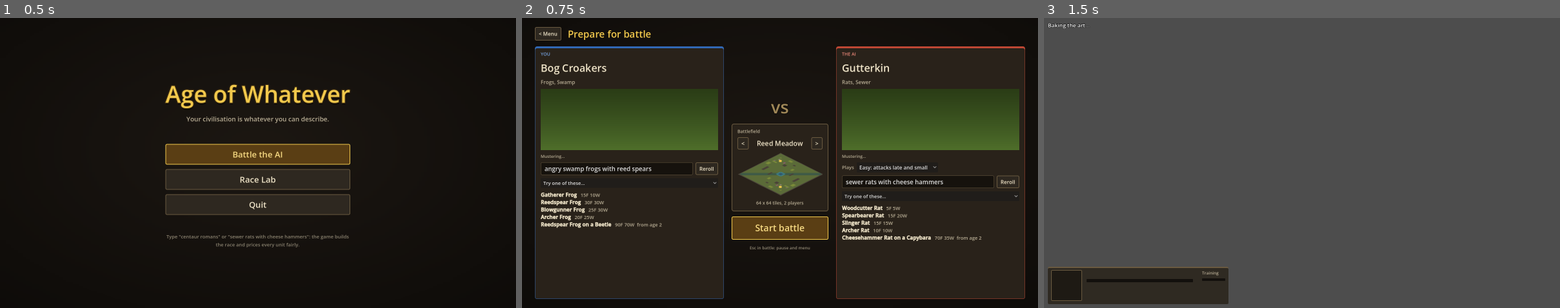
Above: before the commit, frames 1-3 (left to right).
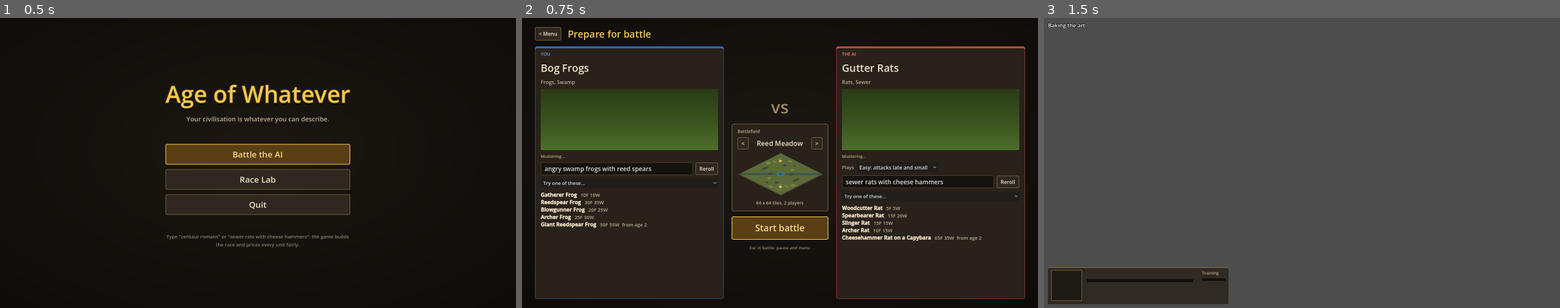
Above: after the commit, the same moments.

Repository: Casaide/age-of-anything
Game: Godot game, scene res://scenes/match_setup.tscn
The game is run twice, just before and just after one commit, with the same random seed, the same clock (stepped at 60 frames per second) and the same inputs.
Inputs:
- Up to frame 1 (0.5 s): no input
- Up to frame 2 (0.75 s): click "Battle the AI" at 0.5 s
- Up to frame 3 (1.5 s): click "Start battle" at 1.25 s

Frame 1 is identical in both runs. In frame 2, 0.5% of the frame differs, in the area x 3-81%, y 15-77%; in frame 3, nothing differs.

Commit message:
No capes on workers (hats only, no war helmets); capes from age 2; humans lose the scarf ring, neck into the head, cap fits the Blender head; horses' deeper necks and shorter muzzles; narrower shadows on two-legged figures; docs/rendering.md and CLAUDE.md on the pipeline
Co-Authored-By: Claude Opus 5.5 <noreply@anthropic.com>

Diff:
--- a/data/parts.json
+++ b/data/parts.json
@@ -4133,7 +4133,8 @@
     "ch": "leaf"
    }
   ],
-  "tier": 1
+  "tier": 2,
+  "note": "from age 2: a soldier's mark of rank, not everyday wear (Dominic: too many capes)"
  },
  {
   "id": "cape.cloth",
@@ -4168,7 +4169,8 @@
     "ch": "team"
    }
   ],
-  "tier": 1
+  "tier": 2,
+  "note": "from age 2: a soldier's mark of rank, not everyday wear (Dominic: too many capes)"
  },
  {
   "id": "banner.team",
--- a/scenes/art_pixel/unit_models.gd
+++ b/scenes/art_pixel/unit_models.gd
@@ -761,13 +761,13 @@
 		into.add_child(rod(sh, elbow, 1.8, 1.55, cloth))
 		into.add_child(rod(elbow, hand, 1.35, 1.15, skin))
 		into.add_child(blob(Vector3(1.5, 1.6, 1.3), skin, hand))
-	kerchief(front, c, Vector3(0.5, 24.6, 0), 2.6)
+	# (No scarf: the tunic is already the team colour, and a scarf ring hid the neck: Dominic.)
 	return {"node": n, "front": front, "sockets": {
-		"head": Vector3(0.6, 27, 0), "hand_r": near_hand, "hand_l": Vector3(5.5, 17.2, -4.8),
+		"head": Vector3(0.6, 26.6, 0), "hand_r": near_hand, "hand_l": Vector3(5.5, 17.2, -4.8),
 		"torso": Vector3(0.3, 17.8, 0), "back": Vector3(-4.2, 22, 0)},
 		"anchors": [[Vector3(-2.3, 11.0, -2.4), 0.0, -1], [Vector3(2.0, 11.0, 2.4), PI, 1]],
 		"torso_scale": Vector2(0.66, 0.82),
-		"torso_fit": Vector3(0.56, 0.78, 0.58)}   # worn armour (built ~1.6x) just over the chest, not an egg round it
+		"torso_fit": Vector3(0.47, 0.8, 0.56)}   # worn armour (built ~1.6x) just over the (Blender) chest, not an egg round it
 
 
 func _head_human(c: Dictionary) -> Dictionary:
@@ -775,7 +775,8 @@
 	# cheekbones, chin) rather than primitives; the primitive head is kept below as the fallback.
 	if FileAccess.file_exists("res://assets/models/head_human.glb"):
 		return {"node": glb("head_human", {"skin": surf("skin", c.skin, 6.0), "hair": surf("mane", c.skin2.darkened(0.45), 3.0),
-			"eye": plain(Color("#1a1210"))}), "sockets": {"top": Vector3(0.3, 11.0, 0)}}
+			"eye": plain(Color("#1a1210"))}), "sockets": {"top": Vector3(0.3, 10.3, 0)},
+			"gear_scale": 0.86}   # a narrower skull than the old egg: caps and helmets sit on it, not flat on top
 	return _head_human_primitive(c)
 
 
@@ -852,7 +853,7 @@
 	n.add_child(lift)
 	_pony_barrel(lift, c)
 	var hide := surf("hide", c.skin, 6.0)
-	lift.add_child(rod(Vector3(8.5, 22, 0), Vector3(14.6, 31.5, 0), 4.4, 3.1, hide))   # neck, arched up
+	lift.add_child(rod(Vector3(8.0, 21.5, 0), Vector3(14.4, 31.5, 0), 5.4, 4.0, hide))   # neck, arched up: deep, so the head doesn't read as a snout (Dominic)
 	lift.add_child(rod(Vector3(6.4, 24.0, 0), Vector3(12.4, 33.4, 0), 2.1, 1.7, surf("mane", c.skin2.darkened(0.35), 3.0)))
 	harness(lift, Vector3(4, 19, 0), 7.0, 6.3, Vector3(3, 18, 6.4), Vector3(3, 18, -6.4))
 	return {"node": n, "sockets": _lifted({
@@ -888,17 +889,17 @@
 	root.add_child(n)
 	var hide := surf("hide", c.skin, 5.0)
 	var a := Vector3(0.5, 0.5, 0)
-	var b := Vector3(7.5, -3.5, 0)
-	n.add_child(rod(a, b, 2.9, 1.9, hide))
-	n.add_child(blob(Vector3(3.0, 3.0, 2.4), hide, Vector3(1.6, -0.4, 0)))   # cheek
-	n.add_child(blob(Vector3(2.2, 1.9, 1.9), surf("hide", c.skin.darkened(0.15), 4.0), Vector3(7.6, -3.6, 0)))
-	for side in [1, -1]:
-		n.add_child(blob(Vector3(0.5, 0.45, 0.4), plain(Color("#1a1210")), Vector3(9.4, -3.3, 0.9 * side)))
+	var b := Vector3(6.6, -4.0, 0)   # a shorter, deeper face
+	n.add_child(rod(a, b, 3.3, 2.6, hide))
+	n.add_child(blob(Vector3(3.6, 3.4, 2.8), hide, Vector3(1.6, -0.6, 0)))   # cheek, broad
+	n.add_child(blob(Vector3(2.6, 2.3, 2.2), surf("hide", c.skin.darkened(0.15), 4.0), Vector3(6.8, -4.1, 0)))   # the muzzle
+	for side in [1, -1]:
+		n.add_child(blob(Vector3(0.5, 0.45, 0.4), plain(Color("#1a1210")), Vector3(8.6, -3.8, 1.1 * side)))
 		n.add_child(decal("rat_eye", 1.7, 1.7, Vector3(2.3, 0.9, 2.45 * side), Vector3(0.3, 0.3, side), false))
 		n.add_child(cone(0.0, 0.85, 2.8, hide, Vector3(-0.2, 2.8, 1.2 * side), Vector3(-12 * side, 0, 8)))
 	n.add_child(blob(Vector3(1.3, 1.7, 1.4), surf("mane", c.skin2, 3.0), Vector3(1.4, 1.8, 0)))   # forelock
 	var ang := rad_to_deg(atan2(b.y - a.y, b.x - a.x)) - 90.0
-	n.add_child(ring(1.9, 2.4, surf("leather", Color.WHITE, 3.0), Vector3(6.0, -2.7, 0), Vector3(0, 0, ang)))
+	n.add_child(ring(2.5, 3.0, surf("leather", Color.WHITE, 3.0), Vector3(5.4, -3.2, 0), Vector3(0, 0, ang)))
 	n.add_child(ring(2.5, 3.0, plain(c.team), Vector3(1.4, 0.4, 0), Vector3(0, 0, ang)))   # browband
 	return {"node": root, "sockets": {"top": Vector3(0.5, 2.6, 0) * 1.25}}
 
--- a/src/race_generator.gd
+++ b/src/race_generator.gd
@@ -30,7 +30,7 @@
 ## spear stays a spear), so a unit line stays recognisably the same unit.
 const KIND_TAGS := ["spear", "lance", "blade", "blunt", "bow", "sling", "javelin", "poison", "gun", "worker",
 	"shield", "helmet", "hat", "armour", "cape", "banner", "wings", "quiver"]
-const WORKER_SLOTS := ["head_gear", "back"]
+const WORKER_SLOTS := ["head_gear"]   # workers wear a hat at most: no capes on builders (Dominic)
 const GIANT_SCALE := 150
 const TINY_SCALE := 80
 
@@ -407,6 +407,8 @@
 		var cands: Array = _cands(slot, ctx).filter(func(p): return int(p.get("tier", 1)) > int(cur.get("tier", 1)) \
 			and _allowed(p, role, unit_tags) and not _off_theme(p, unit_tags) \
 			and (p.tags.any(func(t): return t in kinds) or _want(p, ctx.brief.tags) > 0))   # same kind, or asked for (rats with guns)
+		if role == "worker":   # a worker's hat gets better, but never a war helmet (no crests, horns, heavy)
+			cands = cands.filter(func(p): return int(p.points) <= 2 and not p.tags.any(func(t): return t in ["crest", "horns", "heavy"]))
 		if slot == "hand_r":
 			var need: String = ROLE_NEEDS[role]
 			var excluded: Array = ROLE_EXCLUDES.get(role, [])
--- a/src/unit_view.gd
+++ b/src/unit_view.gd
@@ -124,7 +124,8 @@
 	if not rides_unwinged and r.parts.has("back") and "flying" in lib.part(r.parts.back).tags:
 		flying = true
 
-	shadow.scale = Vector2(unit_scale, unit_scale) * (0.8 if flying else 1.0)
+	# A figure on two legs casts a narrower shadow than a mount or a many-legged beast.
+	shadow.scale = Vector2(unit_scale, unit_scale) * (0.8 if flying else 1.0) * (1.0 if r.has("mount") or legs.size() > 2 else 0.65)
 	gait = _gait(legs.size(), flying)
 	# A creature can move its own way (data: creatures.json "gait"): frogs hop. A rider's
 	# mount decides, so a frog on a beetle scuttles.
Binary file changed: assets/models/torso_human.glb
Not shown, changed: CLAUDE.md
Not shown, added: docs/rendering.md
